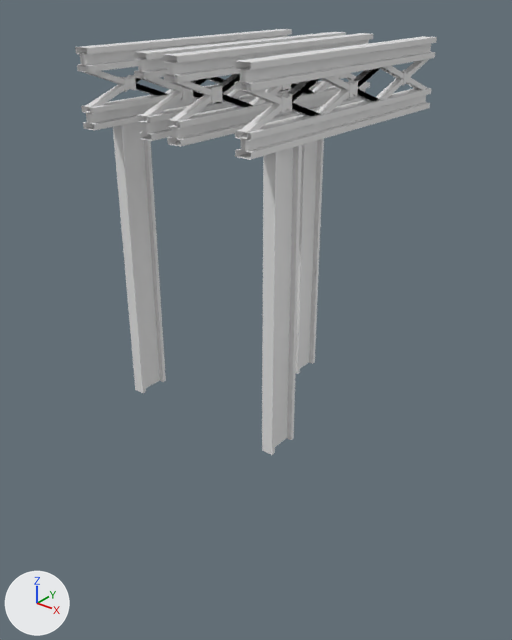
Two versions of the FBX model Assets/ART/Models/environment/grote props/metal bridge beams.fbx, one commit apart.
The view is the same before and after, from a 50 mm camera at (10.27, -13.3, 6.73) aimed at (-0.21, -0.19, -1.39). Every picture has the same lights, and +X, +Y and +Z are marked at lower left. Where no turn or scale is listed for an object, it has been applied to the vertices.

In view in the first picture: 'metal beams'.
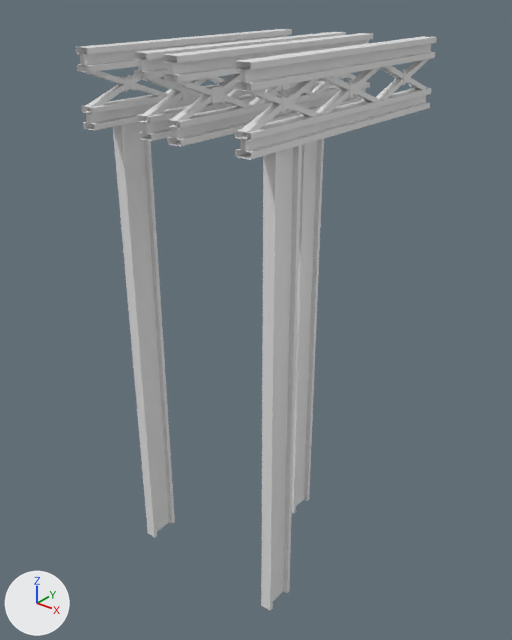
What differs and where, as boxes [x1, y1, x2, y2] in the pictures (512 x 640 px):
'metal beams', reshaped (37% taller): before [75, 29, 437, 455]; after [75, 29, 437, 611]
part 1 of me_plane_014, added: after [113, 122, 324, 611]

Patch to the scene script:
```diff
--- a/Assets/ART/Models/environment/grote props/metal bridge beams.fbx.py
+++ b/Assets/ART/Models/environment/grote props/metal bridge beams.fbx.py
@@ me_plane_014 @@
 # used by ob_metal_beams; location = (0.0, 0.0, 0.0)
-me_plane_014.from_pydata(...)  # 1144 vertices, 876 faces; spans x -2.31..2.31, y -3.49..3.53, z -3.15..5.42
+me_plane_014.from_pydata(...)  # 1144 vertices, 876 faces; spans x -2.31..2.31, y -3.49..3.53, z -8.08..5.42
+# me_plane_014 part 1: 48 vertices added at x -2.27..2.27, y -2.71..1.54, z -8.08..-8.04
```
